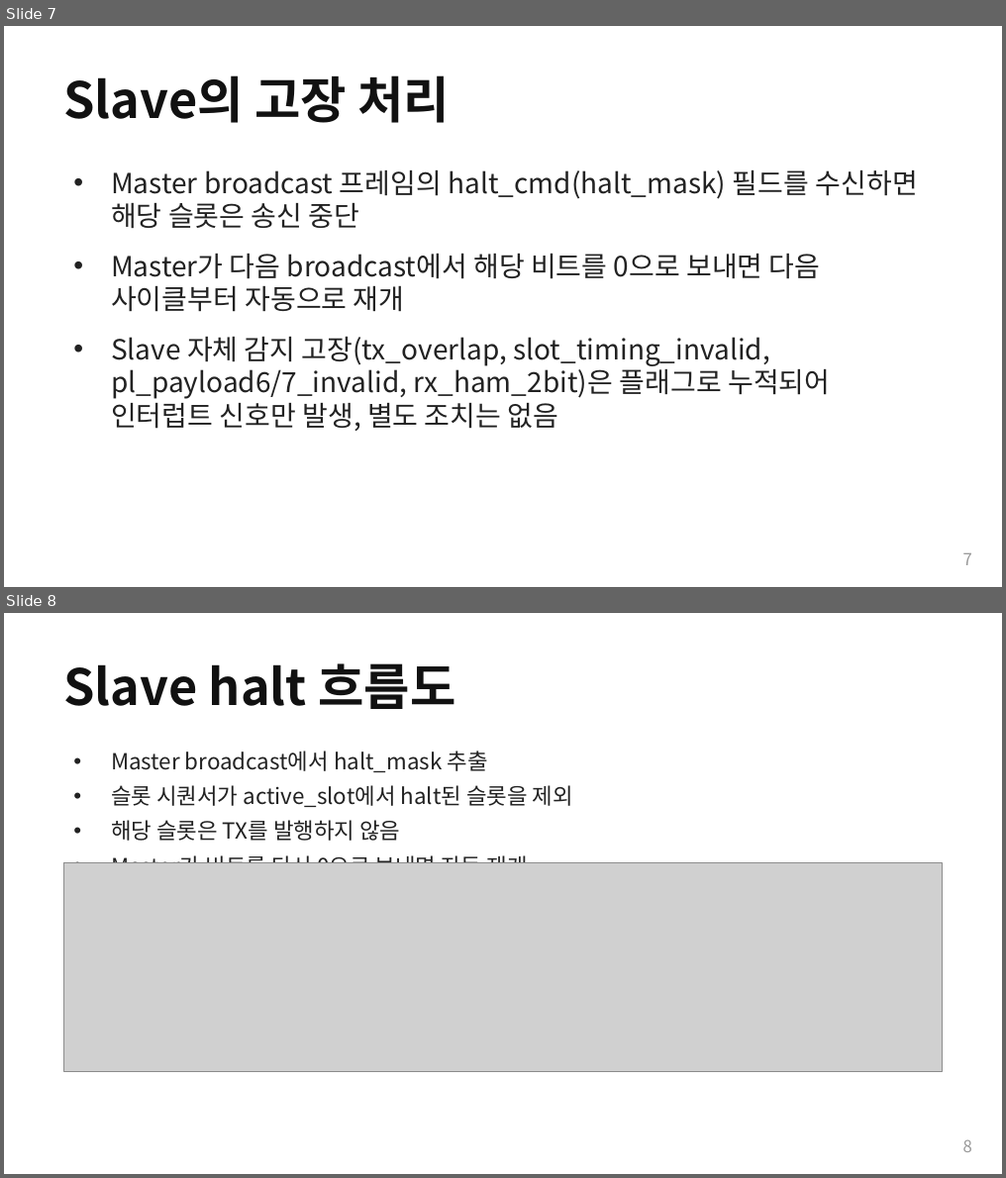
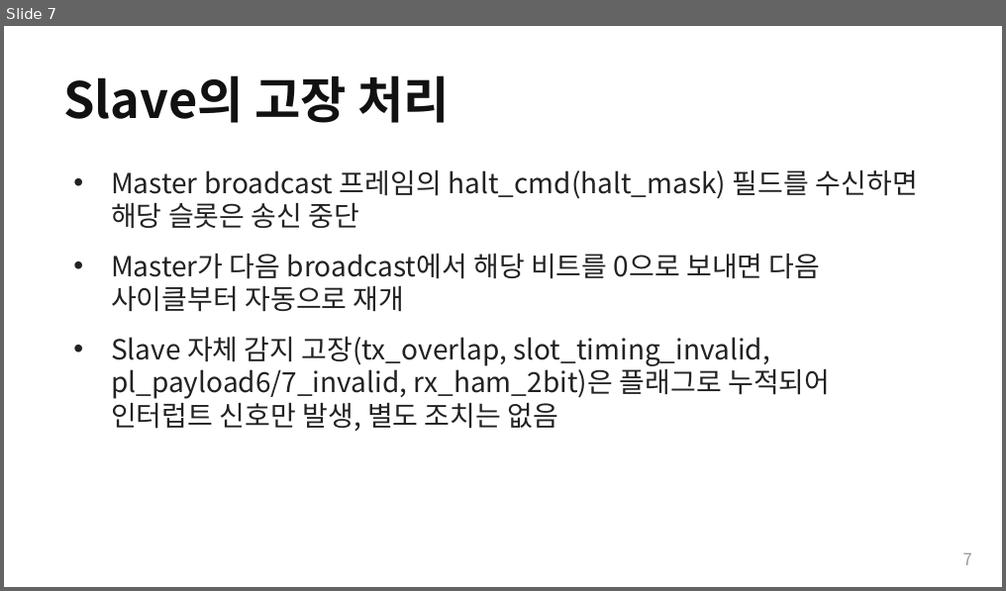
Before and after one commit to Woodong02/SoC_Design_and_Programming, a slide deck: section3_part2_internals.pptx. Shown one above the other, each under a label of ours: slides 7 and 8 before the commit, slide 7 after it. The pictures are 1006x1178 and 1006x591 pixels, drawn with LibreOffice and Linux fonts; fonts in the diff are those of the drawing; grey boxes stand for pictures. Boxes give left, top, right and bottom in pixels: in the first picture for what was removed or moved away, otherwise in the second. Text is boxed around its words. In the diff, an @@ line names an element or a change of style, - is before the commit and + after.

```diff
--- a/section3_part2_internals.pptx
+++ b/section3_part2_internals.pptx
@@ slide 8 removed at [4,613,1002,1174], background #FFFFFF @@
@@ text removed at [63,663,455,709] @@
-Slave halt 흐름도
@@ text removed at [111,751,573,863] @@
-• Master broadcast에서 halt_mask 추출
-• 슬롯 시퀀서가 active_slot에서 halt된 슬롯을 제외
-• 해당 슬롯은 TX를 발행하지 않음
-• Master가 비트를 다시 0으로 보내면 자동 재개
@@ picture removed at [63,863,943,1072] @@
@@ text removed at [963,1140,972,1153] @@
-8
```
Also in this commit, not shown: 1 slide changed, 1 other file.
